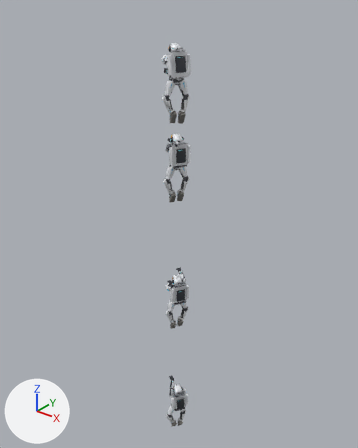
An edit to the glTF model art/3d/crew/boarding/crew_boarding.glb, drawn before and after from the same camera.
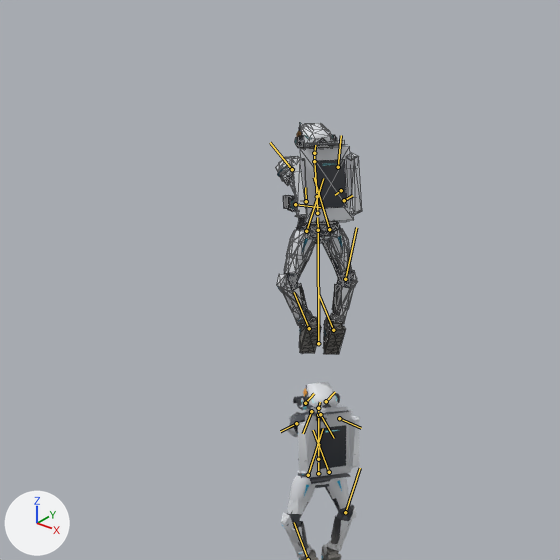
Each version appears first whole from a camera (50 mm lens) standing at (11.61, 1.33, 23.42) and looking at (3.77, 11.13, 17.35), and next in a close-up on the part from 18% to 73% of the width and 0% to 44% of the height. The lights are fixed; the arrows at lower left show +X, +Y and +Z. The last two pictures show the newer version. Both versions are drawn at frame 494 of the action 'crew_climb'; the numbers are the values there. The bones that change, and the others that lie on the model, are drawn over the model as lines in the close-ups. The close-ups show mesh edges as thin lines.
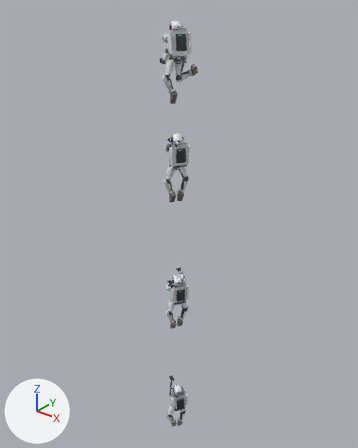
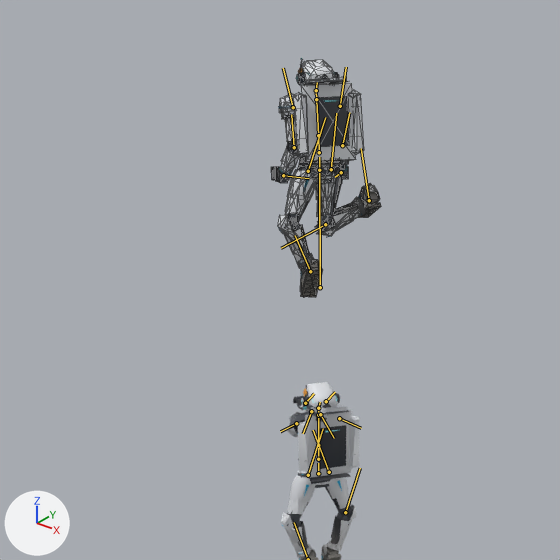
Where the change shows, as pixel boxes [x1, y1, x2, y2] in the close-ups (560 x 560 px):
'Mesh_0', posed (28% wider)
    before: [276, 123, 362, 354]
    after: [271, 58, 381, 298]
bone 'C1_Root', root to tip
    before: (318, 343) to (318, 230)
    after: (320, 287) to (319, 170)
bone 'C1_UpperArm_L', root to tip
    before: (292, 169) to (270, 142)
    after: (293, 107) to (283, 68)
bone 'C1_Forearm_L', root to tip
    before: (306, 201) to (305, 187)
    after: (294, 147) to (291, 114)
bone 'C1_Hand_L', root to tip
    before: (295, 204) to (320, 207)
    after: (283, 175) to (309, 178)
bone 'C1_UpperArm_R', root to tip
    before: (338, 167) to (341, 135)
    after: (340, 106) to (346, 67)
bone 'C1_Forearm_R', root to tip
    before: (344, 200) to (352, 195)
    after: (342, 145) to (349, 112)
bone 'C1_Hand_R', root to tip
    before: (341, 190) to (335, 195)
    after: (341, 172) to (335, 177)
bone 'C1_Thigh_R', root to tip
    before: (329, 229) to (314, 177)
    after: (331, 169) to (336, 113)
bone 'C1_Shin_R', root to tip
    before: (345, 279) to (356, 227)
    after: (325, 224) to (281, 248)
bone 'C1_Foot_R', root to tip
    before: (333, 330) to (318, 294)
    after: (369, 200) to (361, 148)

What the commit changed:
Bone 'C1_Root' (bone_c1_root) moves from (-3175.018, 13.677, -3178.958) to (-3175.017, 14.144, -3178.979).
Bone 'C1_UpperArm_L' (bone_c1_upperarm_l) turns from (35, 17, -15) to (2, 28, -10) degrees about its own x, y and z.
Bone 'C1_Forearm_L' (bone_c1_forearm_l) turns from (-96, -26, 4) to (-17, -5, -3) degrees about its own x, y and z.
Bone 'C1_Hand_L' (bone_c1_hand_l) turns from (-86, -45, 130) to (-83, -1, 98) degrees about its own x, y and z.
Bone 'C1_UpperArm_R' (bone_c1_upperarm_r) turns from (33, -36, 0) to (4, -25, 13) degrees about its own x, y and z.
Bone 'C1_Forearm_R' (bone_c1_forearm_r) turns from (-118, 28, -11) to (-19, 5, 3) degrees about its own x, y and z.
Bone 'C1_Hand_R' (bone_c1_hand_r) turns from (-83, 73, -109) to (-80, 1, -102) degrees about its own x, y and z.
Bone 'C1_Thigh_R' (bone_c1_thigh_r) turns from (-20, -91, 4) to (57, 92, 64) degrees about its own x, y and z.
Bone 'C1_Shin_R' (bone_c1_shin_r) turns from (31, 0, 0) to (119, 0, 0) degrees about its own x, y and z.
Bone 'C1_Foot_R' (bone_c1_foot_r) turns from (-40, 75, -92) to (-67, 22, 91) degrees about its own x, y and z.
